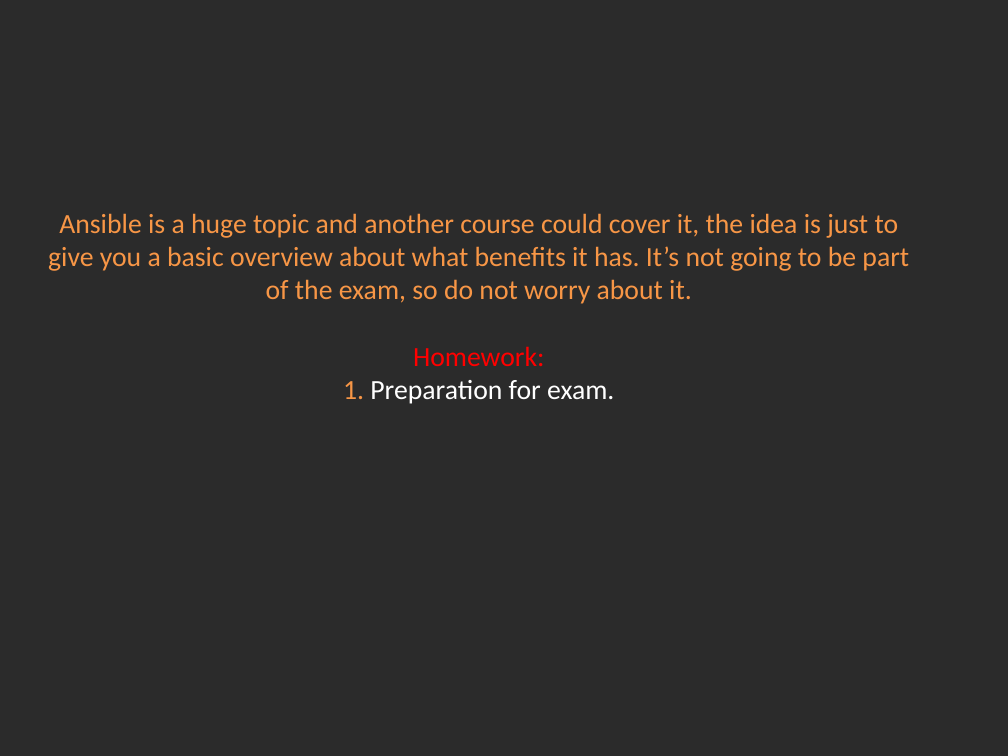
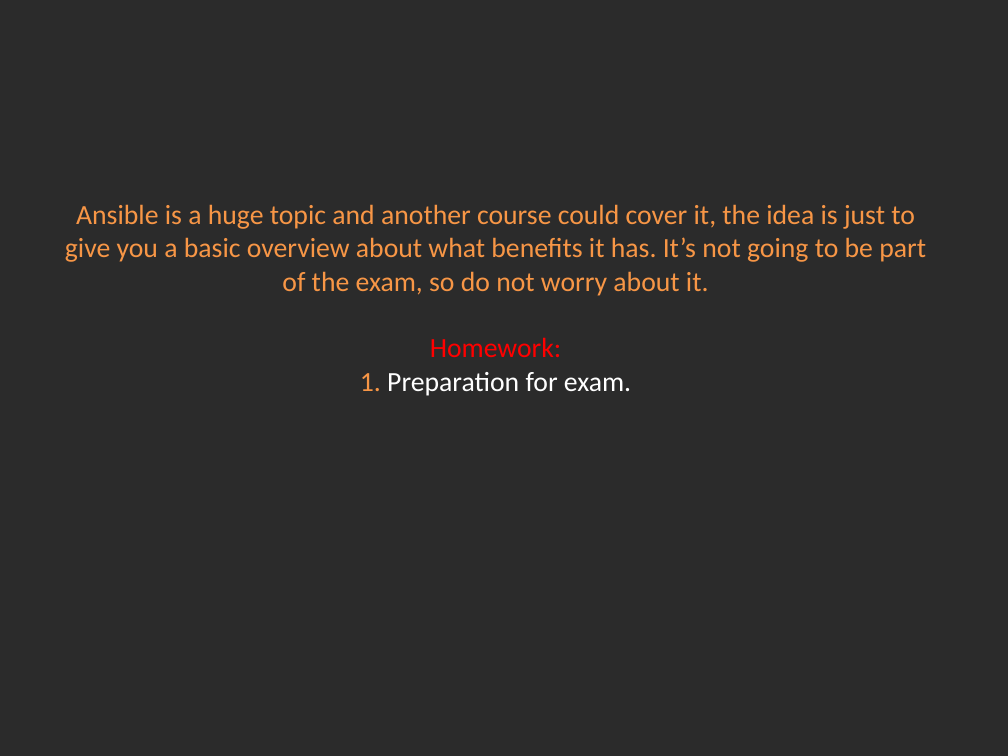
Before and after one commit to Academy-Soft-Intellect/Linux-Course, a slide deck: slide 6 of 16.ConfigurationManagement_With_Ansible/16-Conf_Man_Ansible.pptx. Drawn at 1008x756 pixels with LibreOffice and Linux fonts; fonts in the diff are those of the drawing; background and template pictures are left out; a plain dark background stands for a picture behind light text. Boxes give left, top, right and bottom in pixels: in the first picture for what was removed or moved away, otherwise in the second. Text is boxed around its words. In the diff, an @@ line names an element or a change of style, - is before the commit and + after.

Commit message:
Ansible.

```diff
--- a/16.ConfigurationManagement_With_Ansible/16-Conf_Man_Ansible.pptx
+++ b/16.ConfigurationManagement_With_Ansible/16-Conf_Man_Ansible.pptx
@@ title "Ansible is a huge topic ...": place and size @@
-title "Ansible is a huge topic ..." at bbox=[48, 213, 909, 404]
+title "Ansible is a huge topic ..." at bbox=[65, 204, 926, 396]
```
Also in this commit, not shown: 4 other slides changed.
